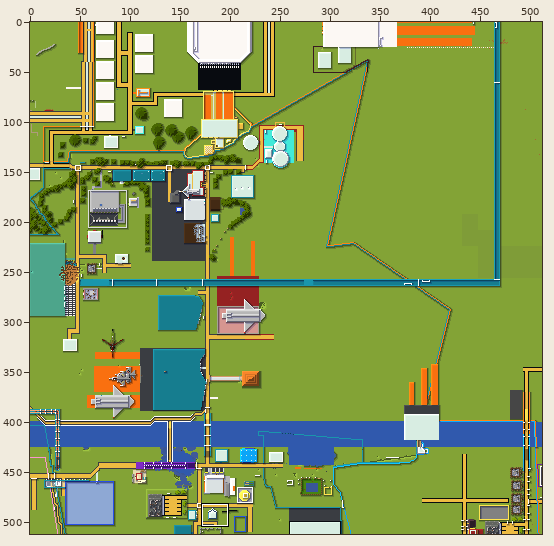
One commit to this sprite sheet: tiles/0,1.png. The picture above shows the old version from afar; the outline marks the close-up.
Close-up. First the earlier version:
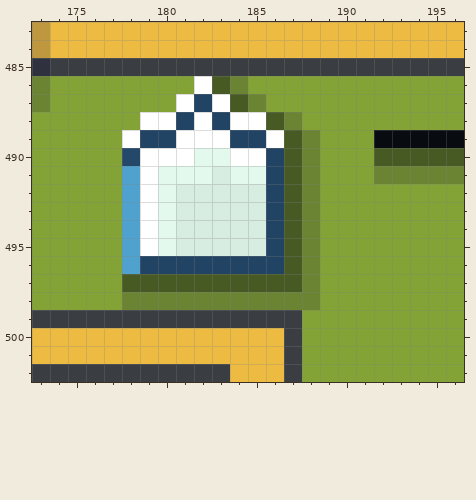
The file is 512x512 pixels. Colours within 5 levels of each other are drawn and written as one. Shown: x 173..196, y 483..502. The commit also changed other parts of the picture, which this record leaves out.
And afterwards:
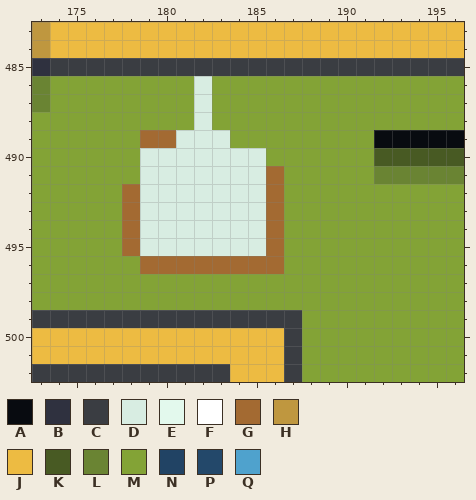
Palette (. is transparent): A #080b10  B #2f313f  C #3a3d42  D #d8ede2  E #e3f9ed  F #ffffff  G #a36a32  H #bf973f  J #edbb42  K #485a23  L #6a8433  M #83a336  N #214364  P #23486a  Q #4fa2cd
Edits made:
@@ x 176..190 @@
 485 CCCCCCCCCCCCCCC
-486 MMMMMMFKLMMMMMM
-487 MMMMMFNFKLMMMMM
-488 MMMFFNFNFFKLMMM
-489 MMFNNFFFNNFKLMM
-490 MMPFFFEEFFNKLMM
-491 MMQFEEEDEENKLMM
-492 MMQFEDDDDDNKLMM
-493 MMQFEDDDDDNKLMM
-494 MMQFEDDDDDNKLMM
-495 MMQFEDDDDDNKLMM
-496 MMQNNNNNNNNKLMM
-497 MMKKKKKKKKKKLMM
-498 MMLLLLLLLLLLLMM
+486 MMMMMMDMMMMMMMM
+487 MMMMMMDMMMMMMMM
+488 MMMMMMDMMMMMMMM
+489 MMMGGDDDMMMMMMM
+490 MMMDDDDDDDMMMMM
+491 MMMDDDDDDDGMMMM
+492 MMGDDDDDDDGMMMM
+493 MMGDDDDDDDGMMMM
+494 MMGDDDDDDDGMMMM
+495 MMGDDDDDDDGMMMM
+496 MMMGGGGGGGGMMMM
+497 MMMMMMMMMMMMMMM
+498 MMMMMMMMMMMMMMM
 499 CCCCCCCCCCCCMMM
Changed places in both close-ups, as pixel boxes (x1, y1, x2, y2):
changed: (122, 76, 320, 310)
